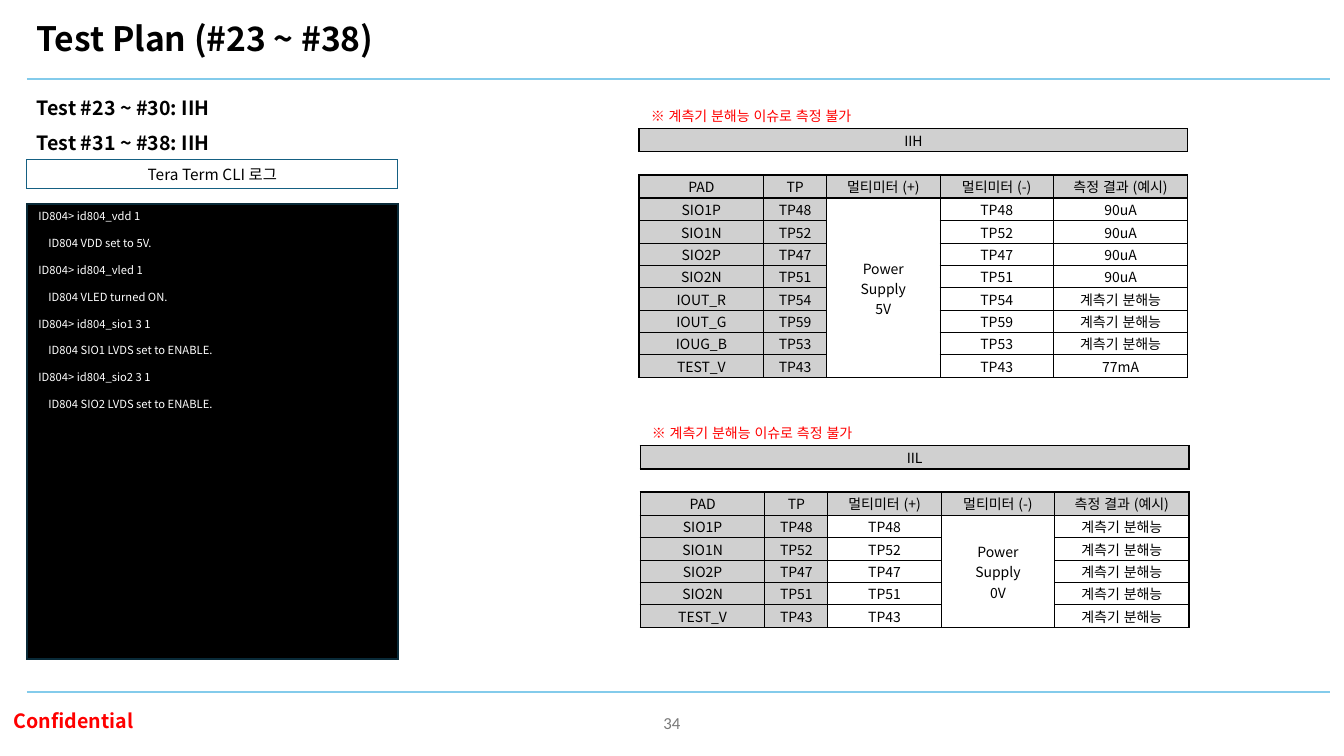
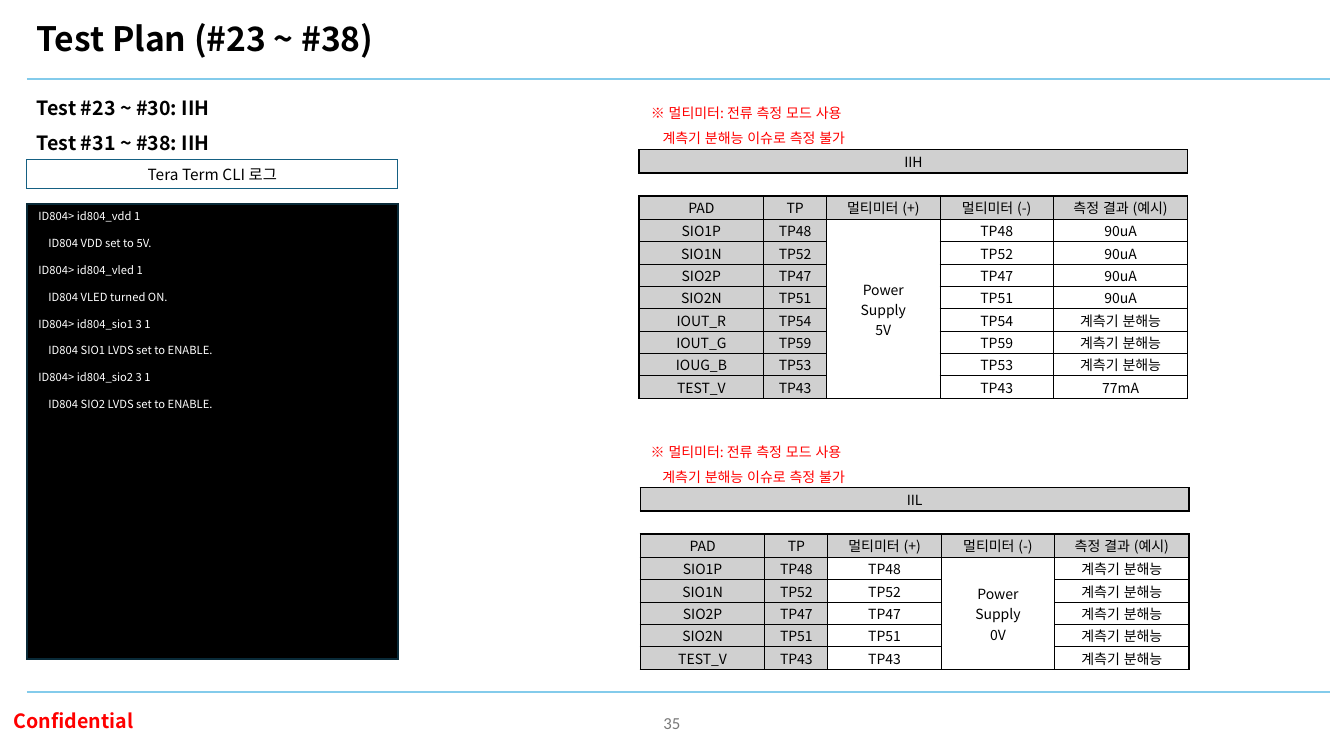
Before and after one commit to oio9595/Global_Technologies_FW, a slide deck: slide 35 of ID804/ID804_FA_Board/Docs/id804_fa_board_manual_R00_260915.pptx (slide 34 before the commit). Drawn at 1344x756 pixels with LibreOffice and Linux fonts; fonts in the diff are those of the drawing; background and template pictures are left out. Boxes give left, top, right and bottom in pixels: in the first picture for what was removed or moved away, otherwise in the second. Text is boxed around its words. In the diff, an @@ line names an element or a change of style, - is before the commit and + after.

```diff
--- a/ID804/ID804_FA_Board/Docs/id804_fa_board_manual_R00_260915.pptx
+++ b/ID804/ID804_FA_Board/Docs/id804_fa_board_manual_R00_260915.pptx
@@ text at bbox=[663, 106, 845, 144]: text changed @@
-※ 계측기 분해능 이슈로 측정 불가
+※ 멀티미터: 전류 측정 모드 사용
+계측기 분해능 이슈로 측정 불가
@@ table: place and size @@
-table at bbox=[618, 106, 1208, 401]
+table at bbox=[618, 127, 1208, 422]
@@ text at bbox=[662, 445, 845, 483]: text changed @@
-※ 계측기 분해능 이슈로 측정 불가
+※ 멀티미터: 전류 측정 모드 사용
+계측기 분해능 이슈로 측정 불가
@@ table: place and size @@
-table at bbox=[619, 422, 1209, 650]
+table at bbox=[619, 465, 1209, 693]
@@ page number at bbox=[663, 718, 680, 729]: text changed @@
-34
+35
```
Also in this commit, not shown: 3 other slides changed, 5 slides added, 3 other files.
